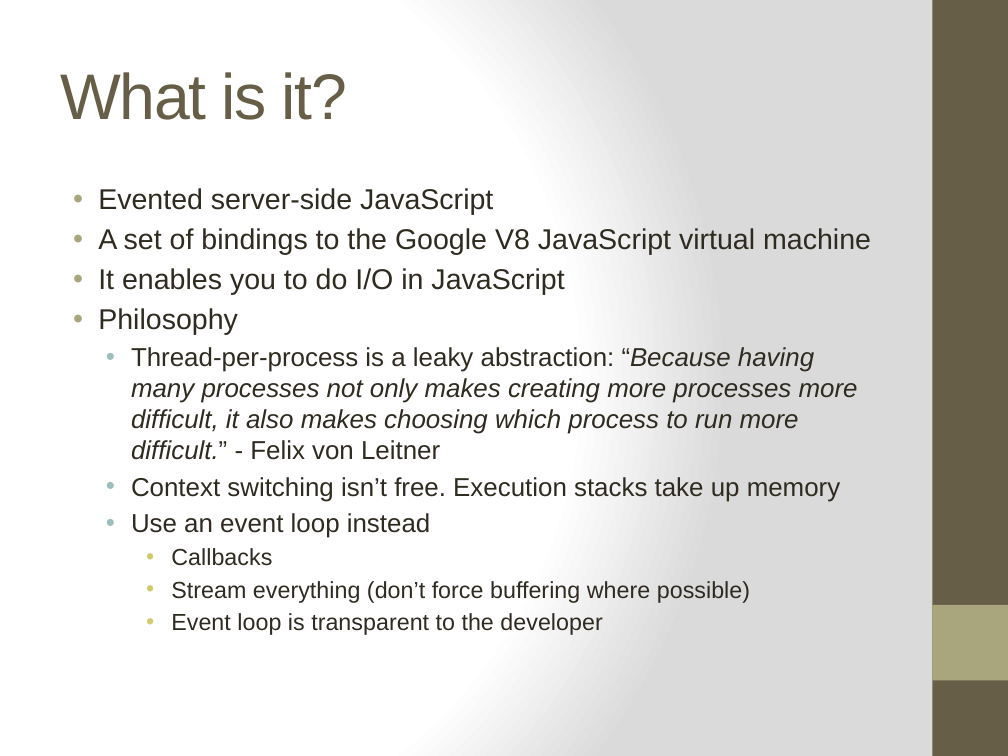
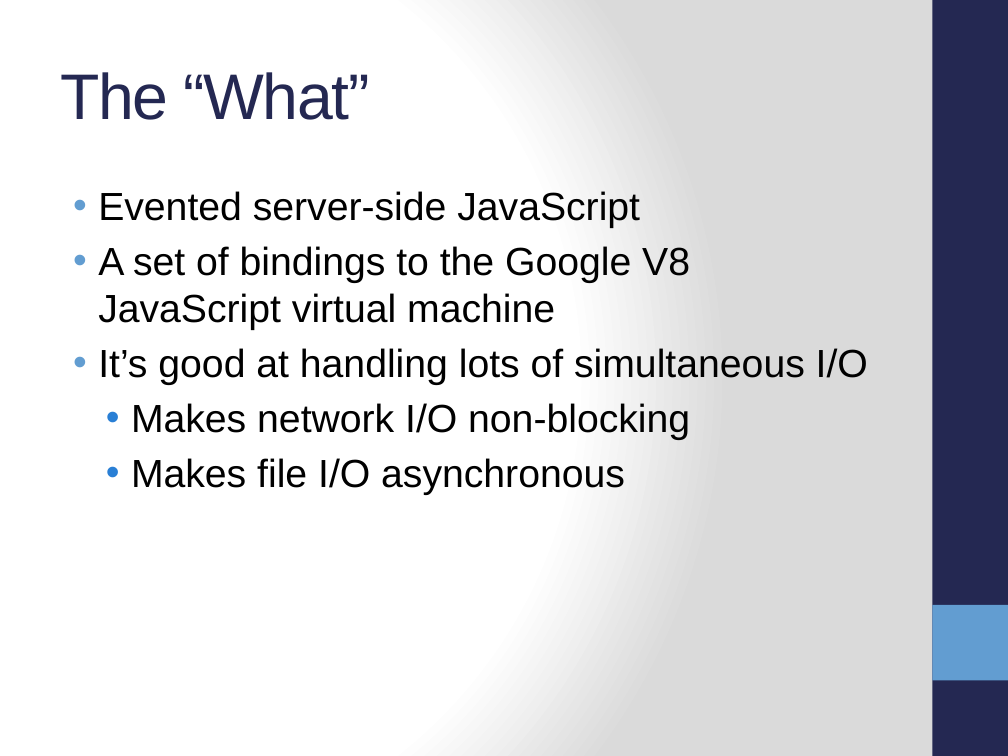
Before and after one commit to ifandelse/DevLink-2011---Getting-Started-With-Nodejs, a slide deck: slide 2 of PowerPoint/GettingStartedWithNodejs.pptx. Drawn at 1008x756 pixels with LibreOffice and Linux fonts; fonts in the diff are those of the drawing. Boxes give left, top, right and bottom in pixels: in the first picture for what was removed or moved away, otherwise in the second. Text is boxed around its words. In the diff, an @@ line names an element or a change of style, - is before the commit and + after.

Commit message:
Ppt updates

```diff
--- a/PowerPoint/GettingStartedWithNodejs.pptx
+++ b/PowerPoint/GettingStartedWithNodejs.pptx
@@ rectangle at [932, 0, 1008, 756]: fill #675E47 to #242852 @@
@@ title at [60, 72, 370, 120]: text changed; text colour #675E47 to #242852 @@
-What is it?
+The “What”
@@ text at [98, 191, 690, 330]: size 20.4 to 28 pt, text colour #2F2B20 to #000000 in "Evented server-side JavaScript", "A set of bindings to the Google ..."; more space between paragraphs; bullet colour #A9A57C to #629DD1 @@
@@ text at [98, 348, 868, 495]: text changed; size 18.5 to 28 pt; text colour #2F2B20 to #000000 @@
-• It enables you to do I/O in JavaScript
-• Philosophy
-  • Thread-per-process is a leaky abstraction: “Because having many processes not only makes creating more processes more difﬁcult, it also makes choosing which process to run more difﬁcult.” - Felix von Leitner
-  • Context switching isn’t free. Execution stacks take up memory
-  • Use an event loop instead
-    • Callbacks
-    • Stream everything (don’t force buffering where possible)
-    • Event loop is transparent to the developer
+• It’s good at handling lots of simultaneous I/O
+  • Makes network I/O non-blocking
+  • Makes file I/O asynchronous
@@ rectangle at [932, 605, 1008, 680]: fill #A9A57C to #629DD1 @@
```
Also in this commit, not shown: 14 other slides changed, 11 slides added, 5 other files.
